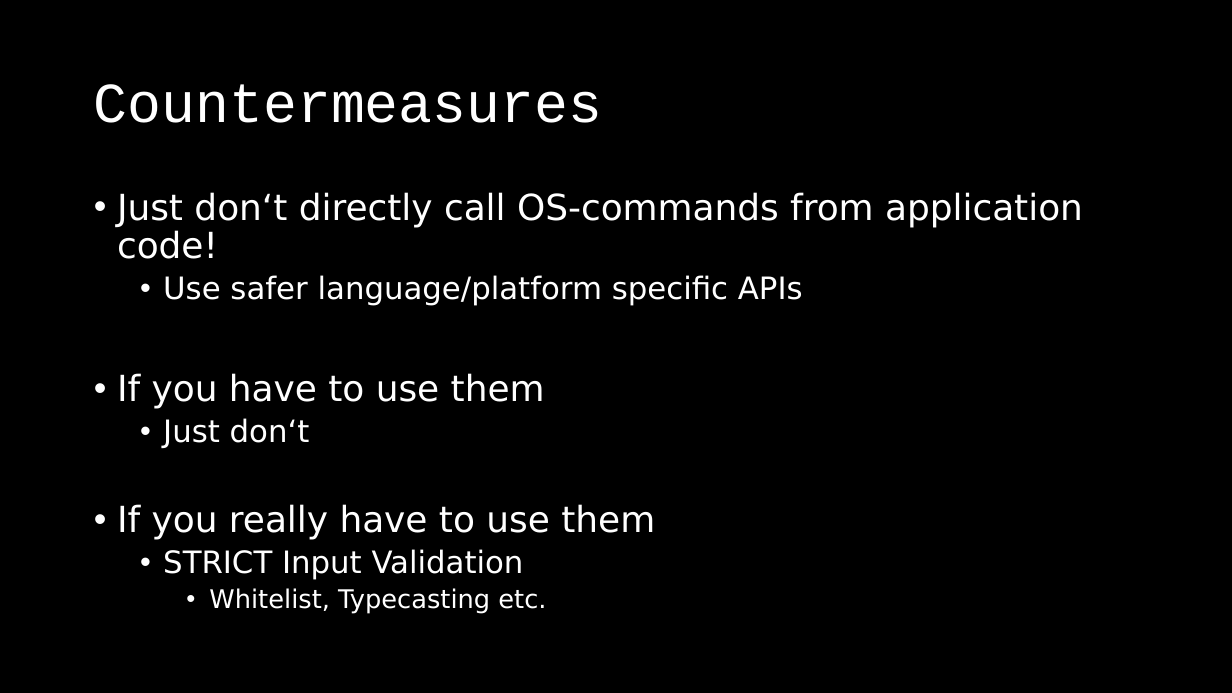
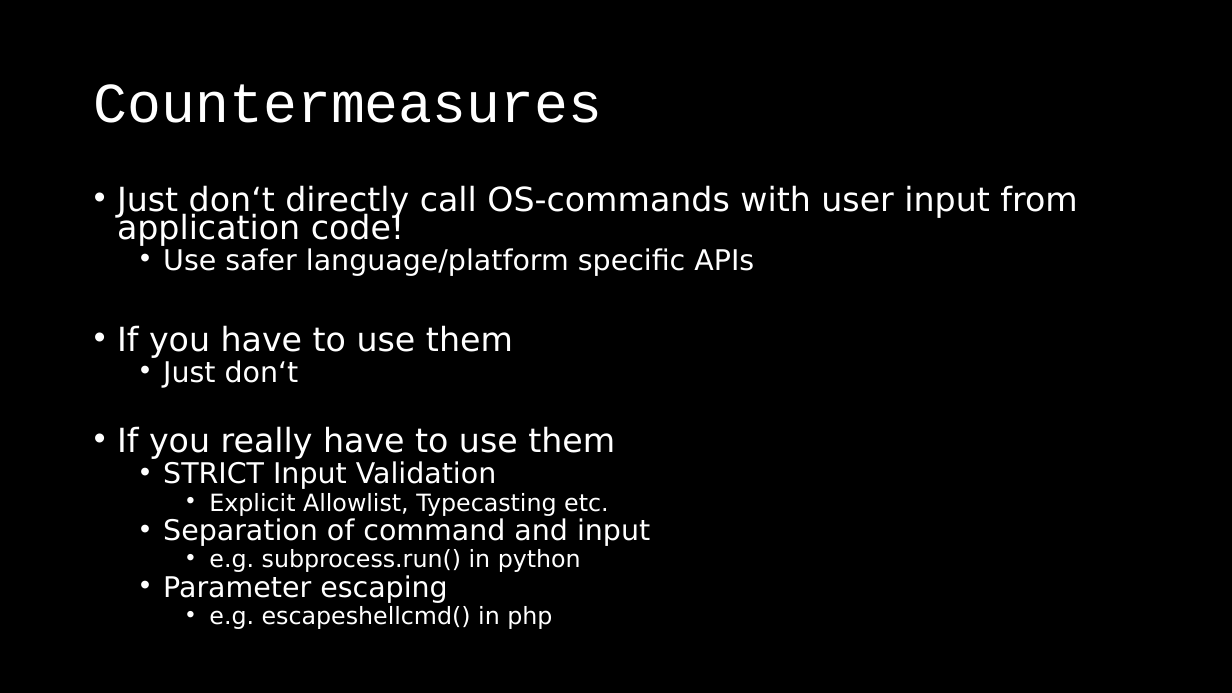
Before and after one commit to dschwarz91/websec-lecture, a slide deck: slide 60 of slides/6_Server_Attacks.pptx. Drawn at 1232x693 pixels with LibreOffice and Linux fonts; fonts in the diff are those of the drawing. Boxes give left, top, right and bottom in pixels: in the first picture for what was removed or moved away, otherwise in the second. Text is boxed around its words. In the diff, an @@ line names an element or a change of style, - is before the commit and + after.

Commit message:
Added a few little things to the countermeasures for os command injections and malicious file upload.

```diff
--- a/slides/6_Server_Attacks.pptx
+++ b/slides/6_Server_Attacks.pptx
@@ text at (117, 185, 1077, 246): text changed; size 28 to 25.9 pt @@
-• Just don‘t directly call OS-commands from application code!
+• Just don‘t directly call OS-commands with user input from application code!
@@ text at (117, 248, 754, 489): size 24 to 22.2 pt in "Use safer language/platform specific APIs", "Just don‘t", "STRICT Input Validation"; size 28 to 25.9 pt in "If you have to use them", "If you really have to use them"; line spacing 0.9 to 0.7 @@
@@ text at (163, 493, 650, 629): text changed; size 20 to 18.5 pt @@
-    • Whitelist, Typecasting etc.
+    • Explicit Allowlist, Typecasting etc.
+  • Separation of command and input
+    • e.g. subprocess.run() in python
+  • Parameter escaping
+    • e.g. escapeshellcmd() in php
```
Also in this commit, not shown: 4 other slides changed, 2 other files.
